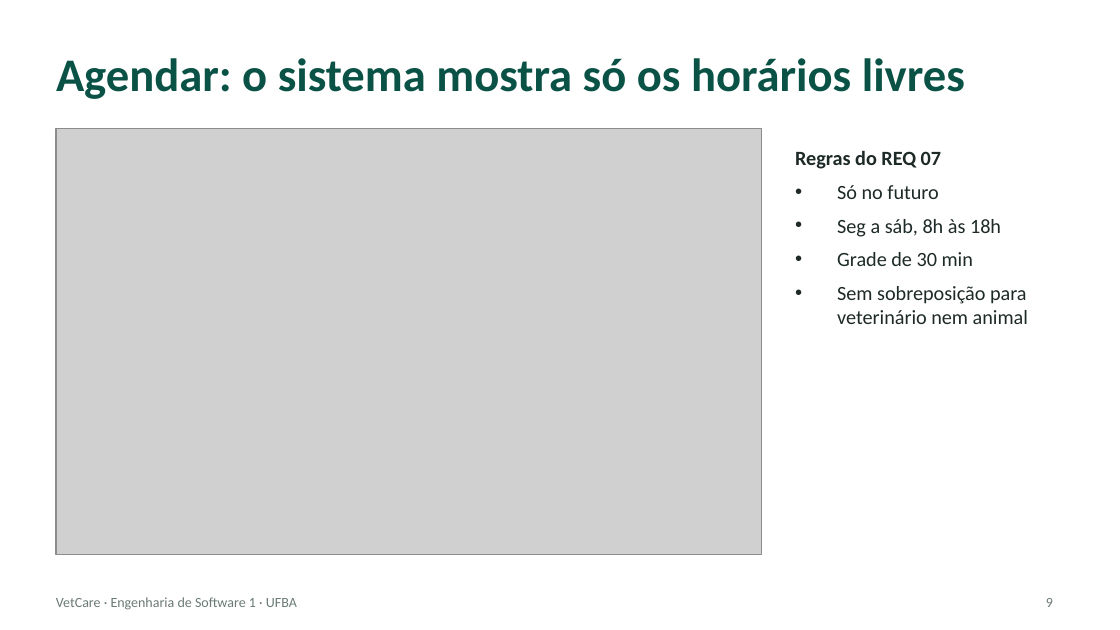
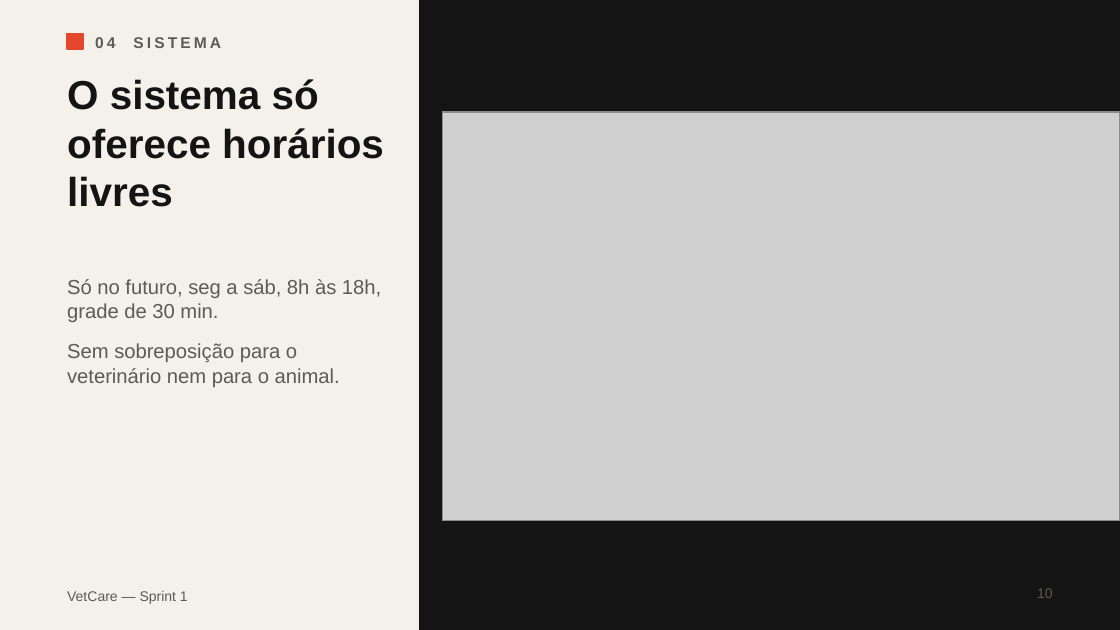
Before and after one commit to GuilhermePSBG/vetcare, a slide deck: slide 10 of docs/VetCare_Trabalho2_Sprint1.pptx (slide 9 before the commit). Drawn at 1120x630 pixels with LibreOffice and Linux fonts; fonts in the diff are those of the drawing; grey boxes stand for pictures. Boxes give left, top, right and bottom in pixels: in the first picture for what was removed or moved away, otherwise in the second. Text is boxed around its words. In the diff, an @@ line names an element or a change of style, - is before the commit and + after.

Commit message:
Novas cores do sistema

```diff
--- a/docs/VetCare_Trabalho2_Sprint1.pptx
+++ b/docs/VetCare_Trabalho2_Sprint1.pptx
@@ background #FFFFFF to #F4F1EA @@
@@ rectangle added at box(420, 0, 1120, 629), fill #141414, outline #141414 1 pt @@
@@ title removed at box(56, 58, 965, 99) @@
-Agendar: o sistema mostra só os horários livres
@@ rectangle added at box(67, 34, 83, 49), fill #E4472B, outline #E4472B 1 pt @@
@@ text added at box(95, 37, 221, 48), 10 pt, text #5E5B55, bold @@
+04 SISTEMA
@@ text added at box(67, 79, 384, 207), 26 pt, text #141414, bold @@
+O sistema só oferece horários livres
@@ picture added at box(442, 112, 1120, 521) @@
@@ picture removed at box(56, 129, 762, 554) @@
@@ text at box(67, 279, 381, 387): text changed; font Calibri to Arial; text colour #1D2A27 to #5E5B55 @@
-Regras do REQ 07
-• Só no futuro
-• Seg a sáb, 8h às 18h
-• Grade de 30 min
-• Sem sobreposição para veterinário nem animal
+Só no futuro, seg a sáb, 8h às 18h, grade de 30 min.
+Sem sobreposição para o veterinário nem para o animal.
@@ text at box(67, 591, 188, 604): text changed; font Calibri to Arial; text colour #6B7A76 to #5E5B55 @@
-VetCare · Engenharia de Software 1 · UFBA
+VetCare — Sprint 1
@@ page number added at box(1037, 588, 1053, 598), 9 pt, text #5E5B55 @@
+10
@@ page number removed at box(1046, 598, 1053, 607) @@
-9
```
Also in this commit, not shown: 10 other slides changed, 2 slides added, 1 slide removed, 1 other file.
